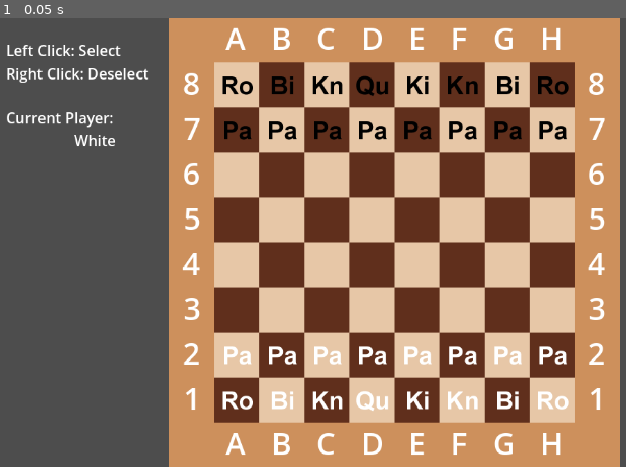
Above: before the commit, frame 1.
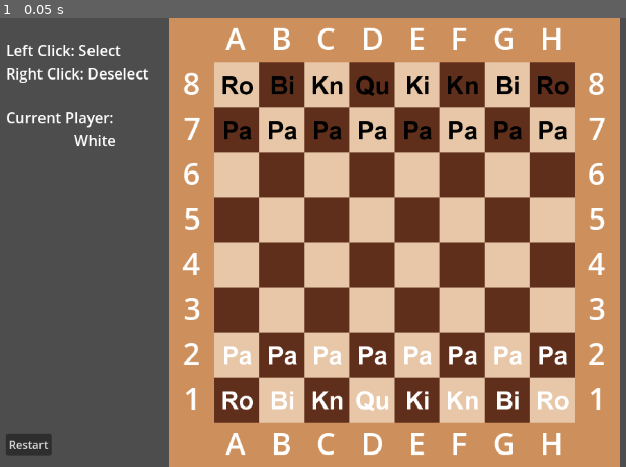
Above: after the commit, the same moment.

Repository: LStace/Chess-Godot-4
Game: Godot game, scene res://Scenes/Main.tscn
Same seed, same stepped clock (60 frames per second), same inputs: the game is played once before the commit and once after it. The engine's default icon, where the game draws it, is replaced by a stand-in: a white triangle on a blue panel in a dark square.
Inputs:
- Up to frame 1 (0.05 s): no input

The runs differ from the first frame. In frame 1, 0.3% of the frame differs, in the area x 0-9%, y 92-98%.

Commit message:
Added Restart Button
Added Button to restart the game.

Diff:
--- a/Scenes/ui.tscn
+++ b/Scenes/ui.tscn
@@ -1,7 +1,8 @@
-[gd_scene load_steps=5 format=3 uid="uid://d3ig0l5dlqhti"]
+[gd_scene load_steps=6 format=3 uid="uid://d3ig0l5dlqhti"]
 
 [ext_resource type="LabelSettings" uid="uid://bo0xqhqpglfj6" path="res://Resources/BoardLabelSettings.tres" id="1_nx5ix"]
 [ext_resource type="LabelSettings" uid="uid://cvc84lhpse37v" path="res://Resources/ui.tres" id="2_mnjr6"]
+[ext_resource type="Script" path="res://Scripts/restartButton.gd" id="3_yxqxj"]
 
 [sub_resource type="LabelSettings" id="LabelSettings_85sif"]
 font_size = 46
@@ -152,3 +153,13 @@
 text = "WINS
 "
 label_settings = SubResource("LabelSettings_rt8sh")
+
+[node name="restartButton" type="Button" parent="."]
+offset_left = -552.0
+offset_top = 272.0
+offset_right = -487.0
+offset_bottom = 303.0
+text = "Restart"
+script = ExtResource("3_yxqxj")
+
+[connection signal="pressed" from="restartButton" to="restartButton" method="_on_pressed"]
--- /dev/null
+++ b/Scripts/restartButton.gd
@@ -0,0 +1,7 @@
+extends Button
+
+
+
+
+func _on_pressed():
+	get_tree().reload_current_scene()
